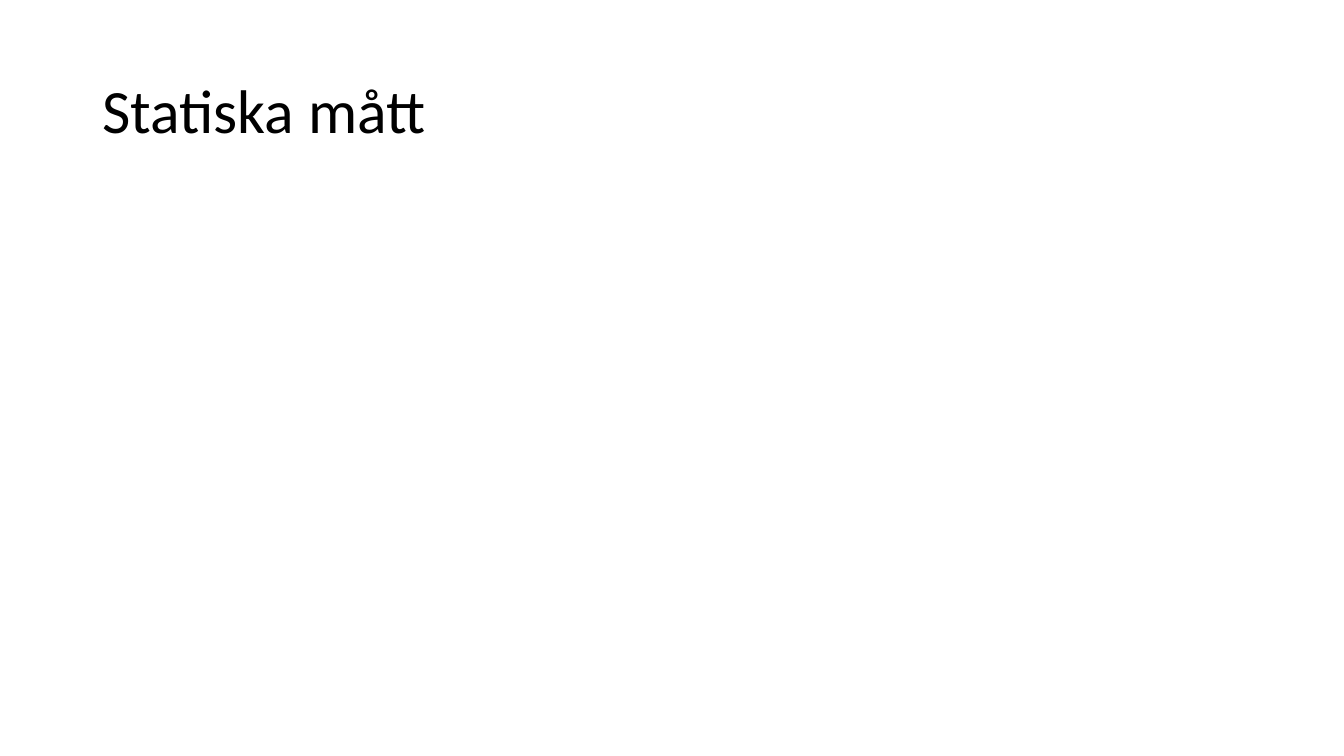
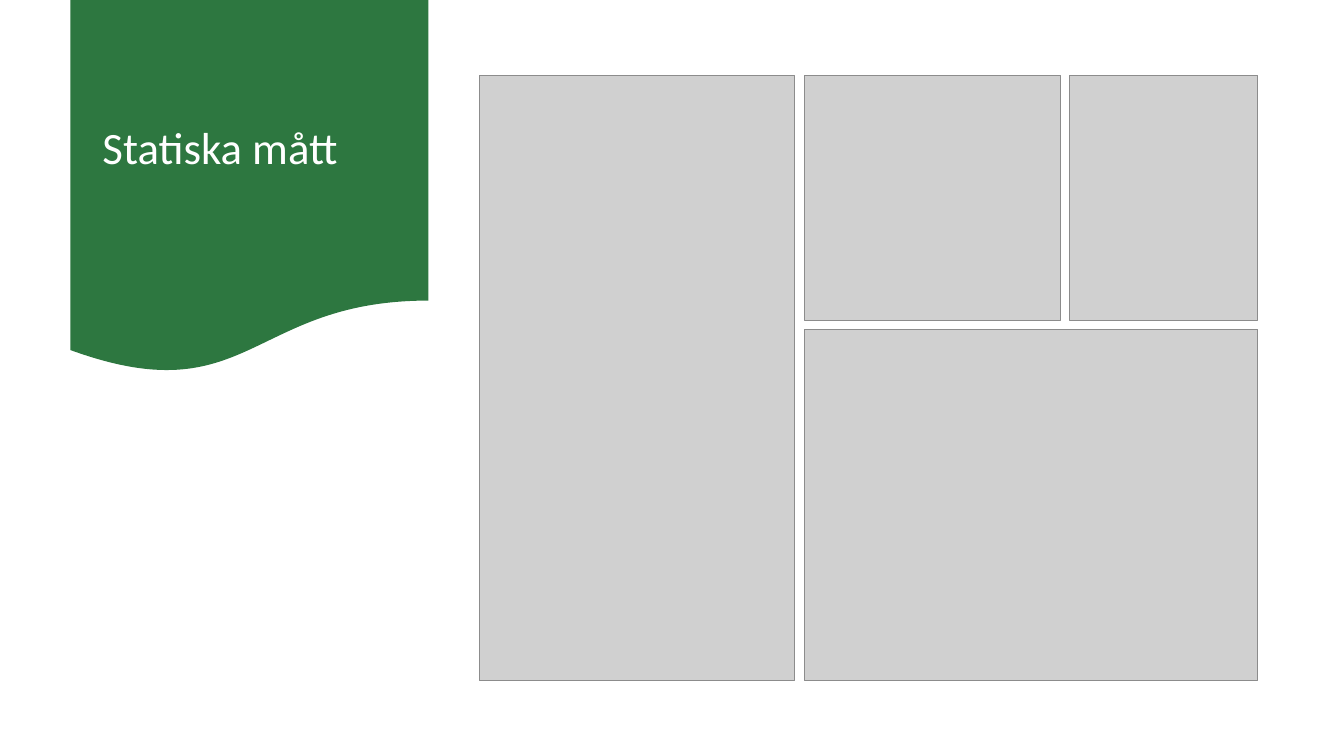
Before and after one commit to knopp10000/Inte_Roligt, a slide deck: slide 29 of slutredovisning.pptx. Drawn at 1344x756 pixels with LibreOffice and Linux fonts; fonts in the diff are those of the drawing; grey boxes stand for pictures. Boxes give left, top, right and bottom in pixels: in the first picture for what was removed or moved away, otherwise in the second. Text is boxed around its words. In the diff, an @@ line names an element or a change of style, - is before the commit and + after.

```diff
--- a/slutredovisning.pptx
+++ b/slutredovisning.pptx
@@ flow chart document added at [71, 0, 429, 375], fill #2D7740 @@
@@ title "Statiska mått": place and size @@
-title "Statiska mått" at [102, 89, 425, 134]
+title "Statiska mått" at [102, 132, 337, 165]
@@ title "Statiska mått" at [102, 132, 337, 165]: size 44 to 32 pt, text colour #000000 to #FFFFFF @@
@@ picture added at [480, 75, 796, 681] @@
@@ picture added at [805, 75, 1062, 320] @@
@@ picture added at [1070, 75, 1258, 320] @@
@@ picture added at [805, 330, 1258, 682] @@
```
Also in this commit, not shown: 2 other slides changed.
